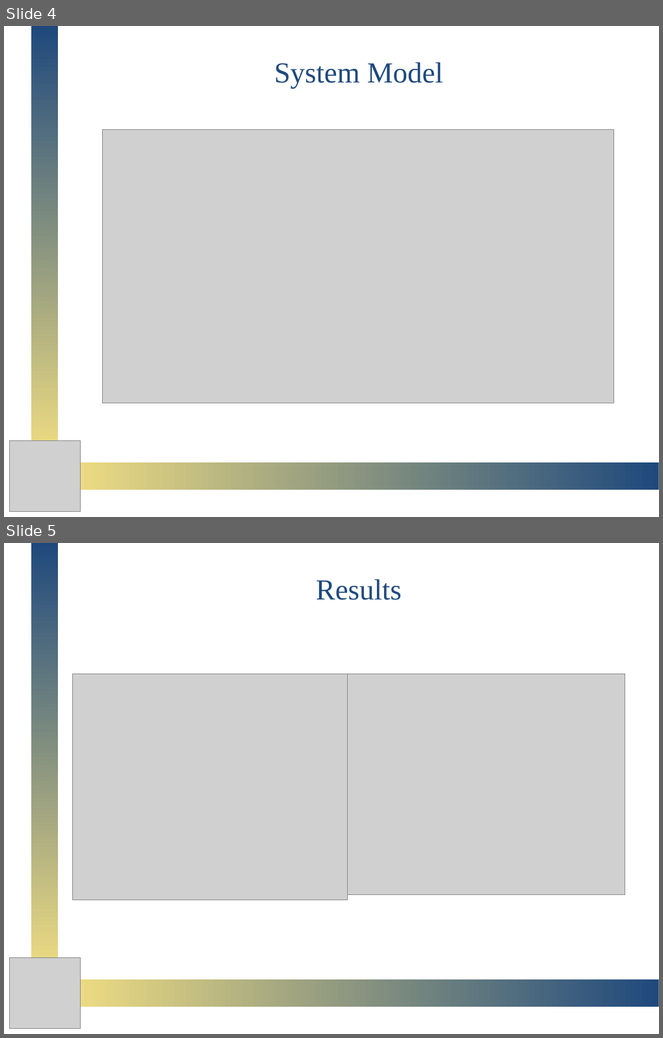
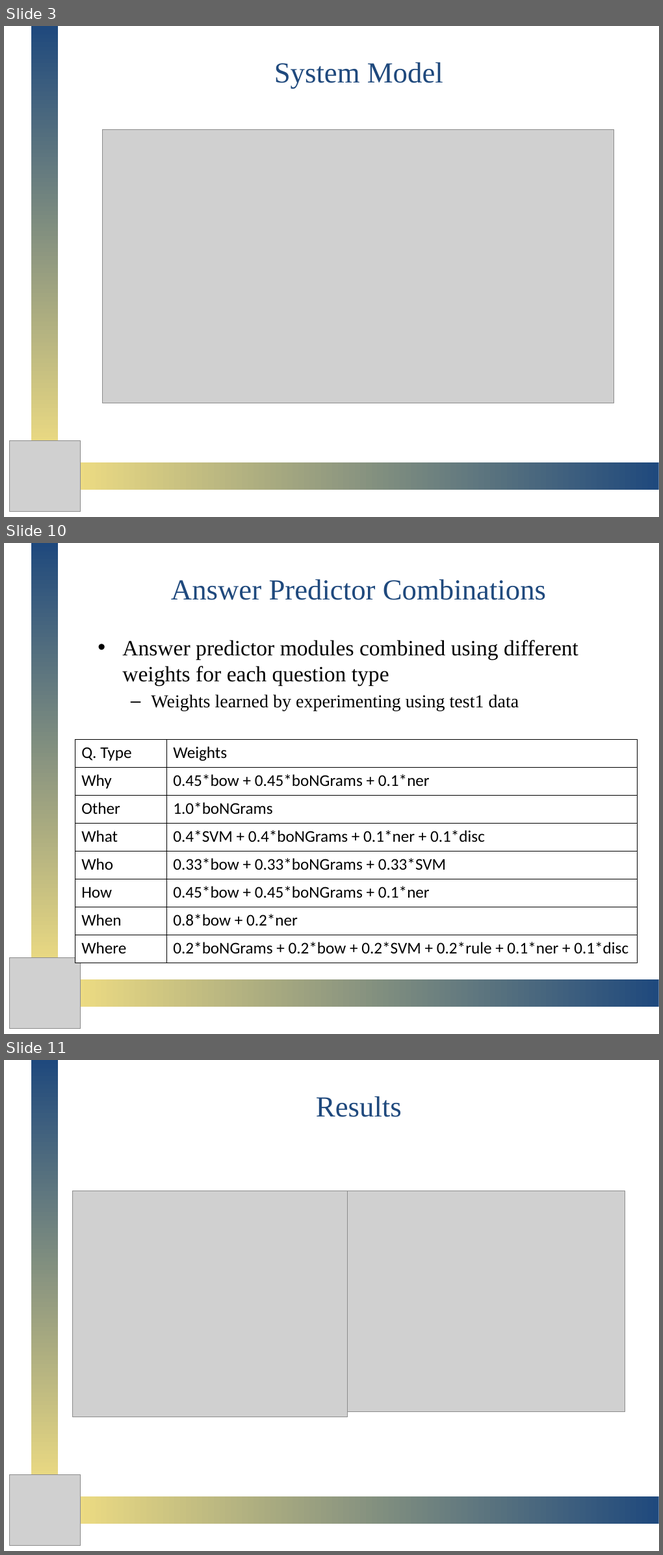
Before and after one commit to omgpotatoes/DEANQA, a slide deck: presentation/DeanQA.pptx. Shown one above the other, each under a label of ours: slides 4 and 5 before the commit, slides 3, 10 and 11 after it; the slides between them are not shown. The pictures are 663x1038 and 663x1555 pixels, drawn with LibreOffice and Linux fonts; fonts in the diff are those of the drawing; grey boxes stand for pictures. Boxes give left, top, right and bottom in pixels: in the first picture for what was removed or moved away, otherwise in the second. Text is boxed around its words. In the diff, an @@ line names an element or a change of style, - is before the commit and + after.

Commit message:
Added Yann's and Alex's Slides, updated the references and slides where Alex's stuff went, and added an introduction slide

```diff
--- a/presentation/DeanQA.pptx
+++ b/presentation/DeanQA.pptx
@@ slide 10 added at <box>4,543,659,1034</box>, background #FFFFFF @@
@@ rectangle added at <box>31,544,59,971</box>, fill gradient #D2DDF1 to #1F497D to #EEDC82 @@
@@ title added at <box>171,579,546,600</box>, 32 pt, text #1F497D @@
+Answer Predictor Combinations
@@ text added at <box>122,640,579,711</box>, 24 pt, text #000000 @@
+• Answer predictor modules combined using different weights for each question type
+  – Weights learned by experimenting using test1 data
@@ table added at <box>75,739,637,964</box>, 8 rows, 2 columns @@
+Q. Type | Weights
+Why | 0.45*bow + 0.45*boNGrams + 0.1*ner
+Other | 1.0*boNGrams
+What | 0.4*SVM + 0.4*boNGrams + 0.1*ner + 0.1*disc
+Who | 0.33*bow + 0.33*boNGrams + 0.33*SVM
+How | 0.45*bow + 0.45*boNGrams + 0.1*ner
+When | 0.8*bow + 0.2*ner
+Where | 0.2*boNGrams + 0.2*bow + 0.2*SVM + 0.2*rule + 0.1*ner + 0.1*disc
@@ picture added at <box>9,958,81,1029</box> @@
@@ rectangle added at <box>73,980,659,1008</box>, fill gradient #D2DDF1 to #1F497D to #EEDC82 @@
@@ what was slide 4 is now slide 3 @@
@@ what was slide 5 is now slide 11 @@
```
Also in this commit, not shown: 4 slides changed, 5 other slides added.
